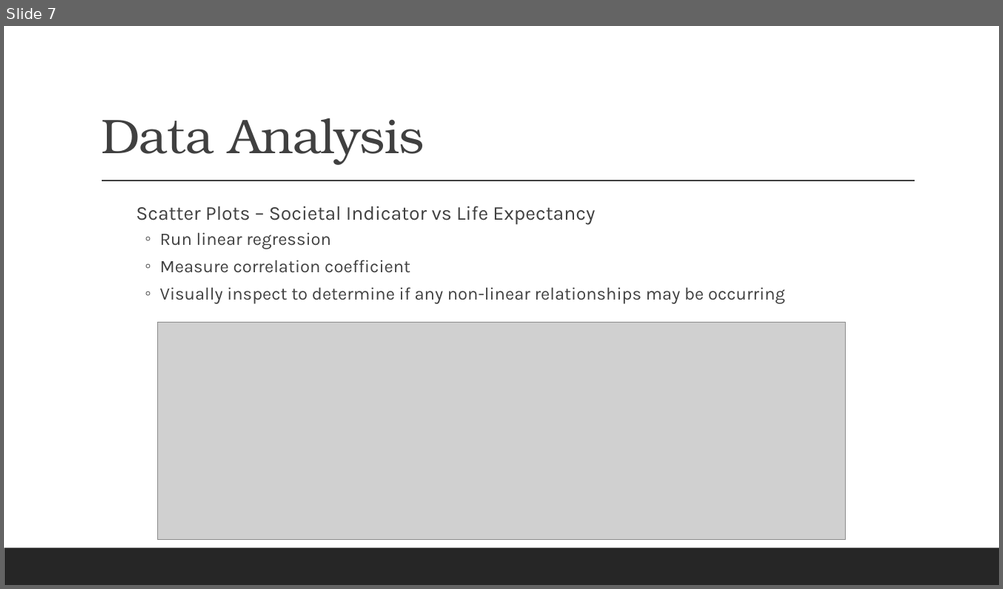
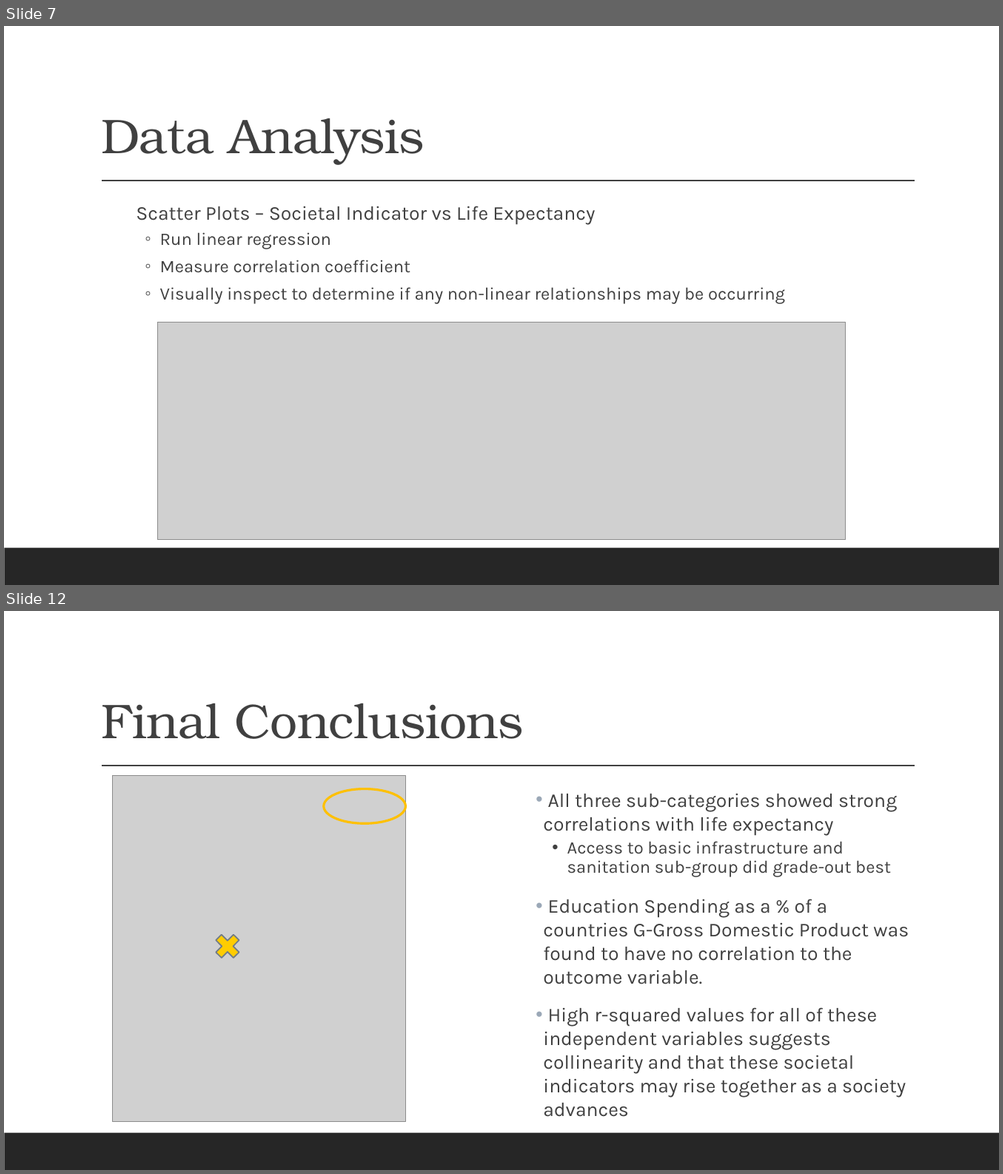
Before and after one commit to pkorat/World-Life-Expectancy-Analysis, a slide deck: Bulldogs – Project 1 Presentation.pptx. Shown one above the other, each under a label of ours: slide 7 before the commit, slides 7 and 12 after it; the slides between them are not shown. The pictures are 1003x589 and 1003x1174 pixels, drawn with LibreOffice and Linux fonts; fonts in the diff are those of the drawing; grey boxes stand for pictures. Boxes give left, top, right and bottom in pixels: in the first picture for what was removed or moved away, otherwise in the second. Text is boxed around its words. In the diff, an @@ line names an element or a change of style, - is before the commit and + after.

```diff
--- a/Bulldogs – Project 1 Presentation.pptx
+++ b/Bulldogs – Project 1 Presentation.pptx
@@ slide 12 added at [4,611,999,1170], background #FFFFFF; not listed: 2 template elements that a slide beside it also shows @@
@@ title added at [101,703,523,739], 47 pt, text #404040 @@
+Final Conclusions
@@ picture added at [112,776,405,1122] @@
@@ ellipse added at [324,789,405,823], outline #FFC000 2.25 pt @@
@@ text added at [543,794,908,1098], 19 pt, text #404040 @@
+• All three sub-categories showed strong correlations with life expectancy
+  • Access to basic infrastructure and sanitation sub-group did grade-out best
+• Education Spending as a % of a countries G-Gross Domestic Product was found to have no correlation to the outcome variable.
+• High r-squared values for all of these independent variables suggests collinearity and that these societal indicators may rise together as a society advances
@@ cross added at [210,930,244,964], fill #FFCC00, outline #737C87 1.25 pt @@
```
Also in this commit, not shown: 3 slides changed, 1 other slide added, 4 other files.
